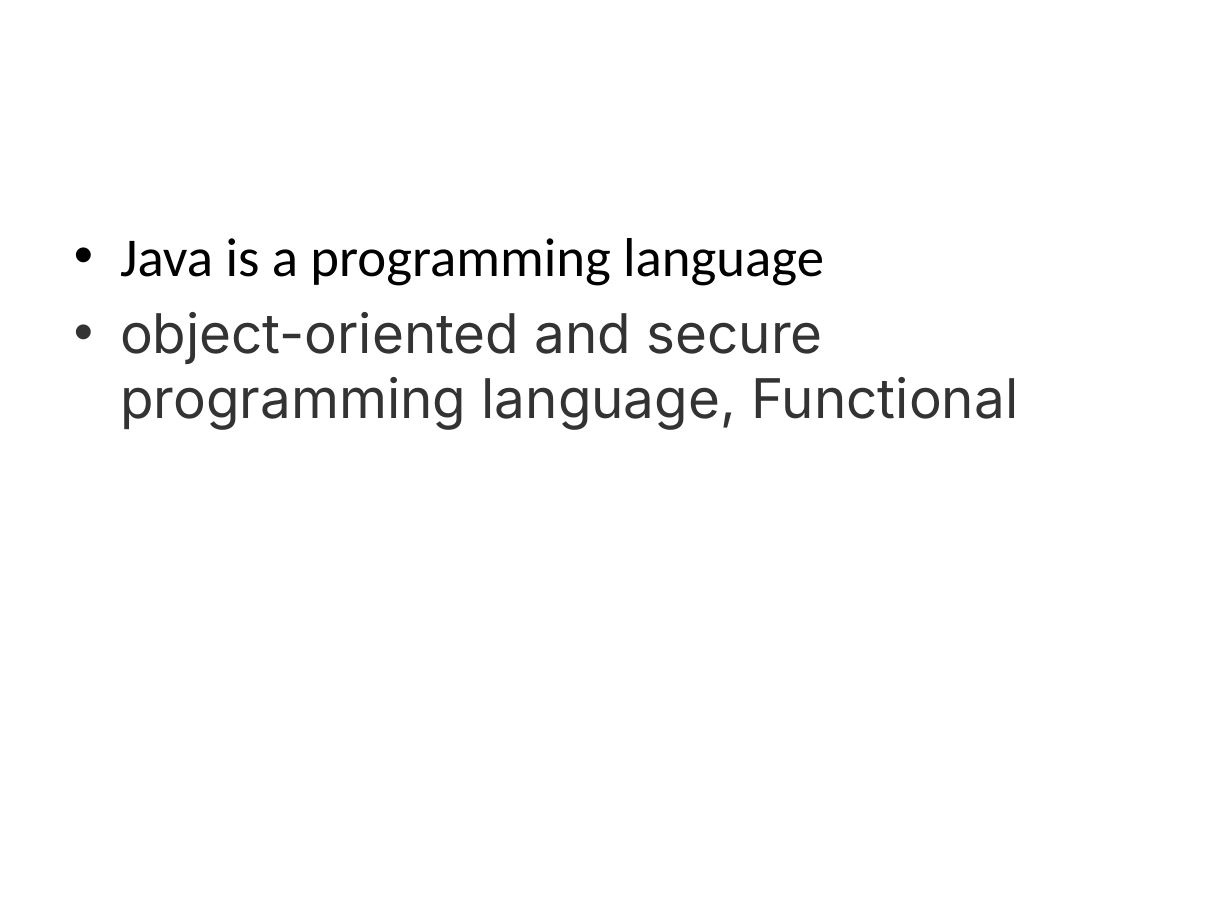
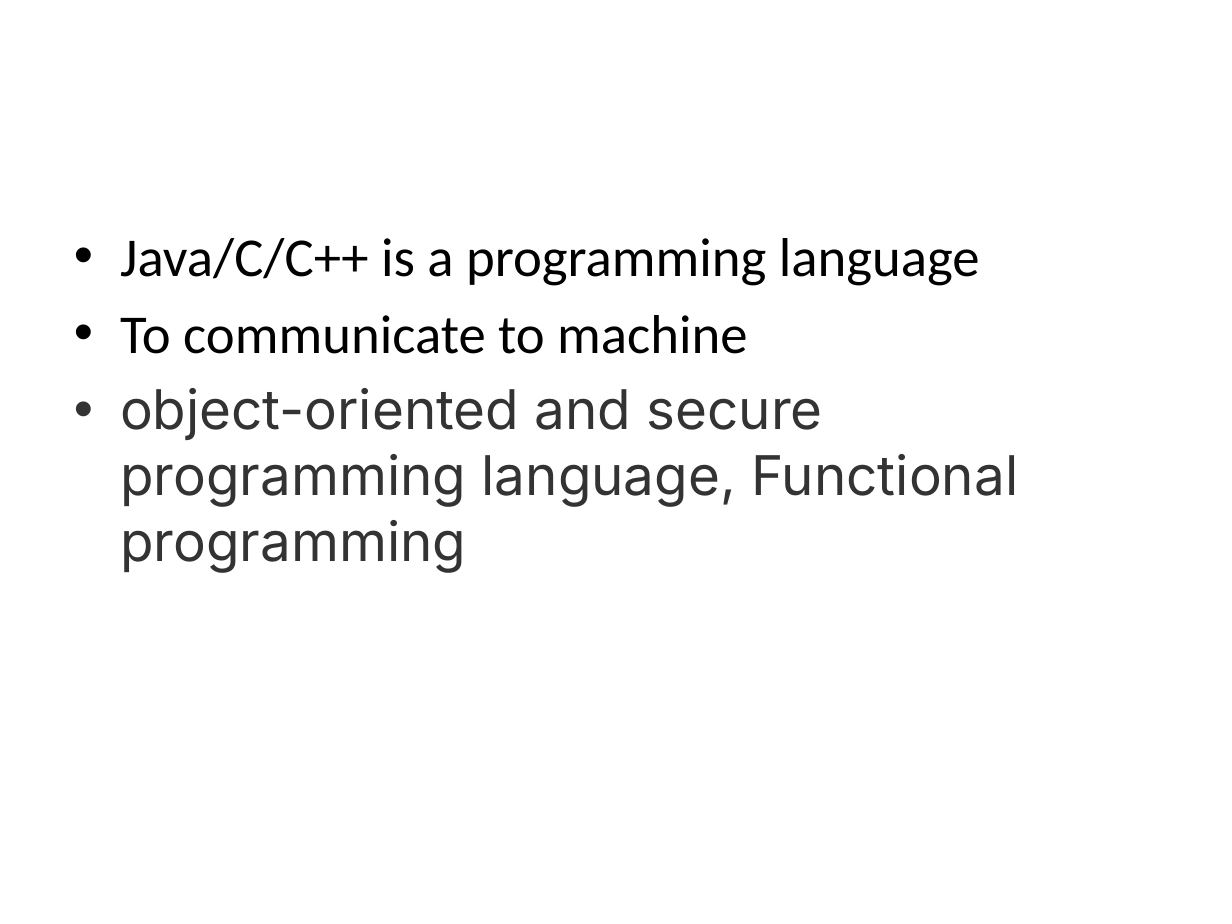
Before and after one commit to BesantJ2ee/Java_09_July_2022_10_30_Batch, a slide deck: slide 2 of PowerPoints/Module_1/Module_1_Introduction.pptx. Drawn at 1232x924 pixels with LibreOffice and Linux fonts; fonts in the diff are those of the drawing. Boxes give left, top, right and bottom in pixels: in the first picture for what was removed or moved away, otherwise in the second. Text is boxed around its words. In the diff, an @@ line names an element or a change of style, - is before the commit and + after.

```diff
--- a/PowerPoints/Module_1/Module_1_Introduction.pptx
+++ b/PowerPoints/Module_1/Module_1_Introduction.pptx
@@ text at (120, 238, 1018, 572): text changed @@
-• Java is a programming language
-• object-oriented and secure programming language, Functional
+• Java/C/C++ is a programming language
+• To communicate to machine
+• object-oriented and secure programming language, Functional programming
```
Also in this commit, not shown: 3 other slides changed.
